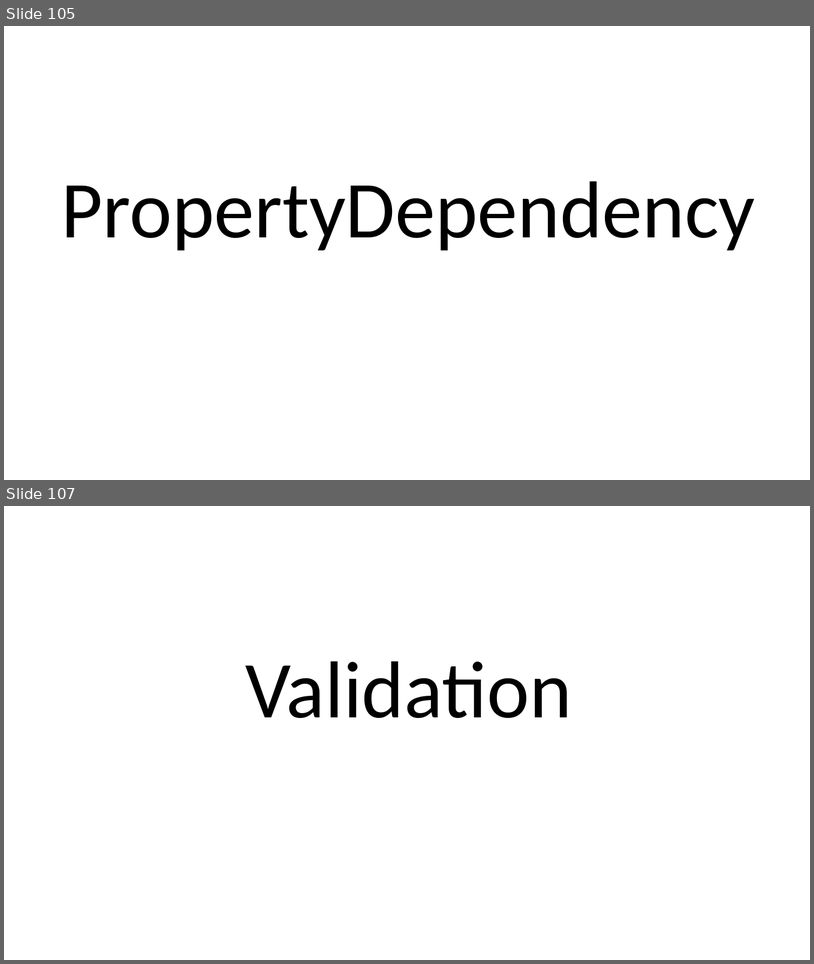
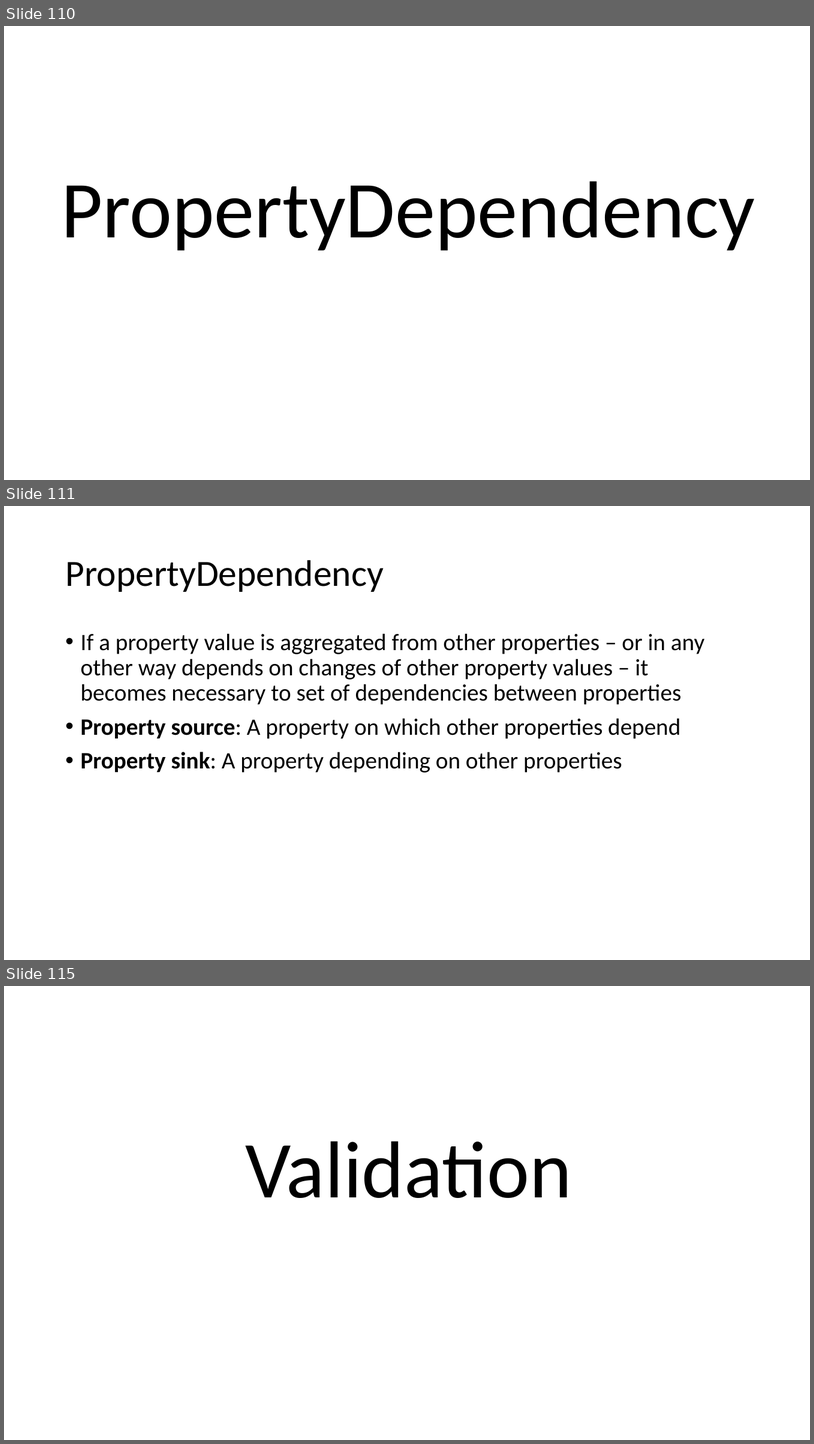
Before and after one commit to perl-easj/Teaching-materials, a slide deck: CSharpProgramming/Presentations/MVVMStarter Class Library.pptx. Shown one above the other, each under a label of ours: slides 105 and 107 before the commit, slides 110, 111 and 115 after it; the slides between them are not shown. The pictures are 814x964 and 814x1444 pixels, drawn with LibreOffice and Linux fonts; fonts in the diff are those of the drawing. Boxes give left, top, right and bottom in pixels: in the first picture for what was removed or moved away, otherwise in the second. Text is boxed around its words. In the diff, an @@ line names an element or a change of style, - is before the commit and + after.

```diff
--- a/CSharpProgramming/Presentations/MVVMStarter Class Library.pptx
+++ b/CSharpProgramming/Presentations/MVVMStarter Class Library.pptx
@@ slide 111 added at bbox=[4, 506, 810, 960], background #FFFFFF @@
@@ title added at bbox=[65, 560, 383, 592], 44 pt, text #000000 @@
+PropertyDependency
@@ text added at bbox=[81, 633, 705, 772], 28 pt, text #000000 @@
+• If a property value is aggregated from other properties – or in any other way depends on changes of other property values – it becomes necessary to set of dependencies between properties
+• Property source: A property on which other properties depend
+• Property sink: A property depending on other properties
@@ what was slide 105 is now slide 110 @@
@@ what was slide 107 is now slide 115 @@
```
Also in this commit, not shown: 1 slide changed, 49 other slides added, 7 slides removed, 1 other file.
